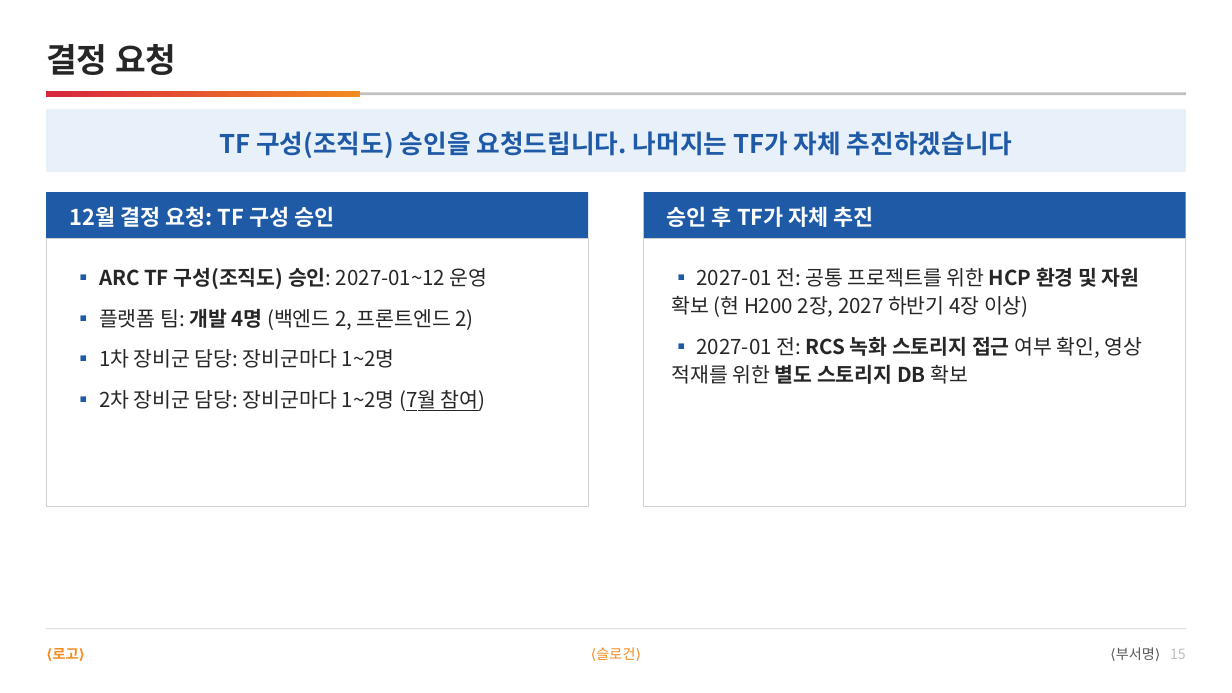
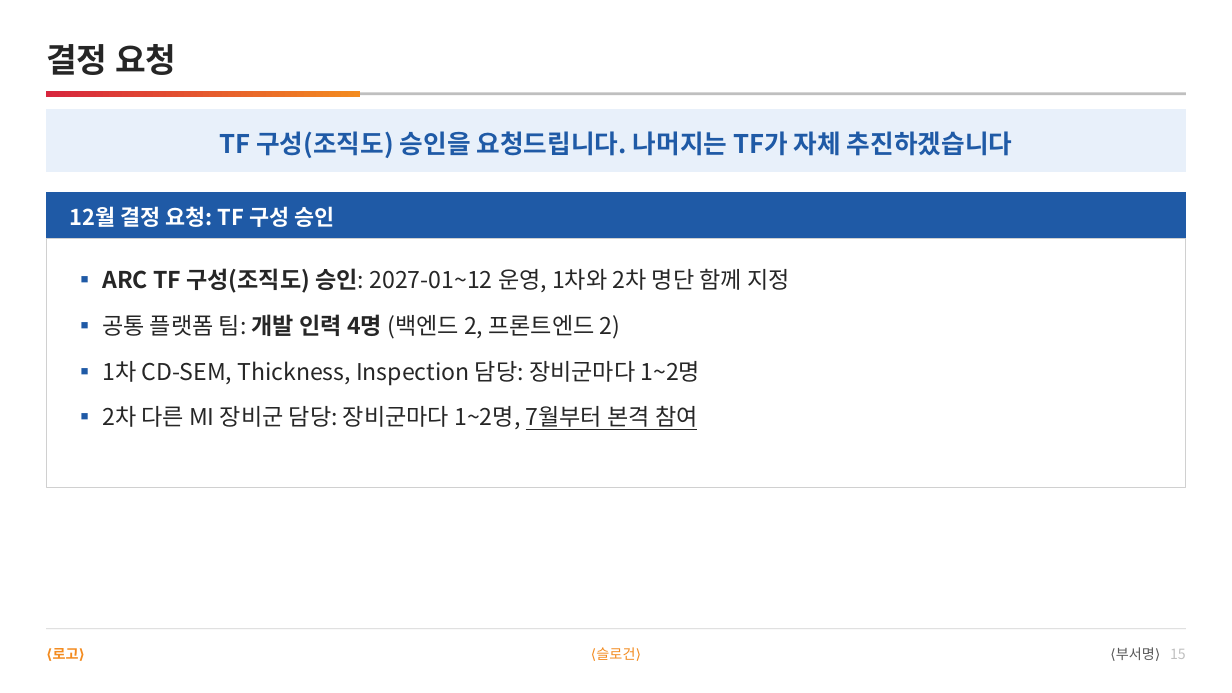
Before and after one commit to DarrenKoi/pm_notes, a slide deck: slide 15 of my-task/arc-tf/deliverables/arc-tf-team-full.pptx. Drawn at 1232x693 pixels with LibreOffice and Linux fonts; fonts in the diff are those of the drawing. Boxes give left, top, right and bottom in pixels: in the first picture for what was removed or moved away, otherwise in the second. Text is boxed around its words. In the diff, an @@ line names an element or a change of style, - is before the commit and + after.

```diff
--- a/my-task/arc-tf/deliverables/arc-tf-team-full.pptx
+++ b/my-task/arc-tf/deliverables/arc-tf-team-full.pptx
@@ rectangle: place and size @@
-rectangle at <box>46,192,589,238</box>
+rectangle at <box>46,192,1186,238</box>
@@ rectangle removed at <box>644,192,1187,238</box> @@
@@ text removed at <box>667,206,874,227</box> @@
-승인 후 TF가 자체 추진
@@ rectangle: place and size @@
-rectangle at <box>46,238,589,506</box>
+rectangle at <box>46,238,1186,488</box>
@@ rectangle removed at <box>644,238,1187,506</box> @@
@@ text at <box>102,268,790,430</box>: text changed; size 16 to 18 pt @@
-▪ ARC TF 구성(조직도) 승인: 2027-01~12 운영
-▪ 플랫폼 팀: 개발 4명 (백엔드 2, 프론트엔드 2)
-▪ 1차 장비군 담당: 장비군마다 1~2명
-▪ 2차 장비군 담당: 장비군마다 1~2명 (7월 참여)
+▪ ARC TF 구성(조직도) 승인: 2027-01~12 운영, 1차와 2차 명단 함께 지정
+▪ 공통 플랫폼 팀: 개발 인력 4명 (백엔드 2, 프론트엔드 2)
+▪ 1차 CD-SEM, Thickness, Inspection 담당: 장비군마다 1~2명
+▪ 2차 다른 MI 장비군 담당: 장비군마다 1~2명, 7월부터 본격 참여
@@ text removed at <box>671,267,1143,384</box> @@
-▪ 2027-01 전: 공통 프로젝트를 위한 HCP 환경 및 자원 확보 (현 H200 2장, 2027 하반기 4장 이상)
-▪ 2027-01 전: RCS 녹화 스토리지 접근 여부 확인, 영상 적재를 위한 별도 스토리지 DB 확보
```
Also in this commit, not shown: 8 other files.
